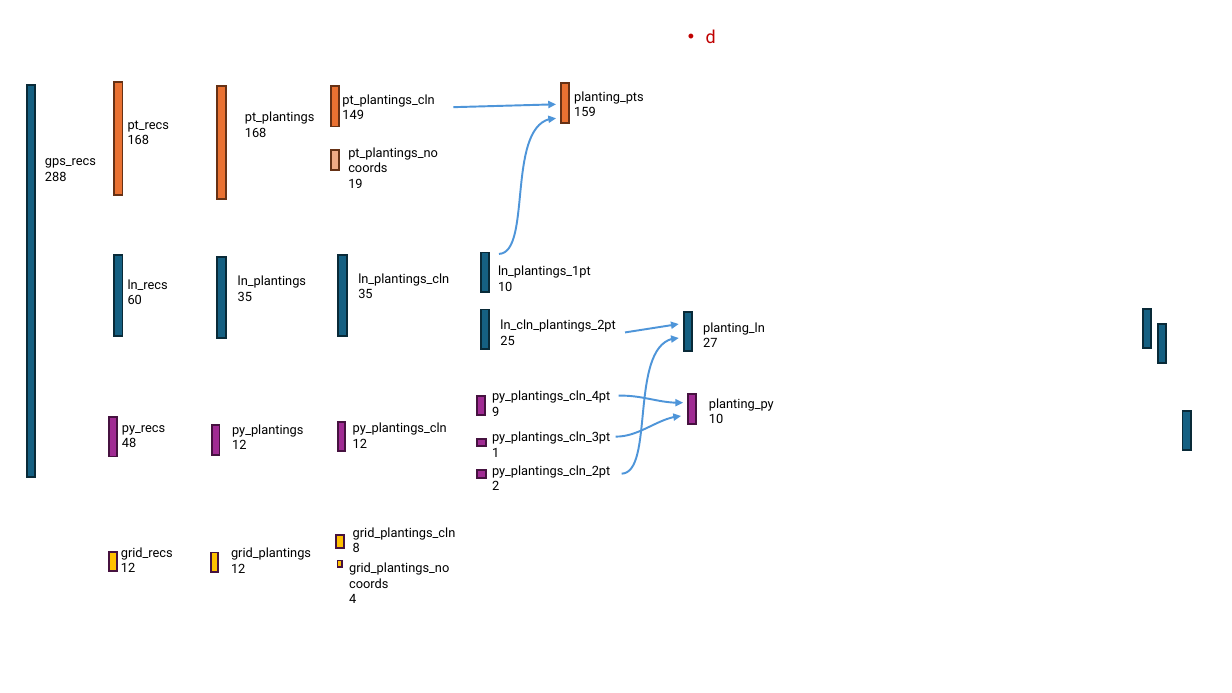
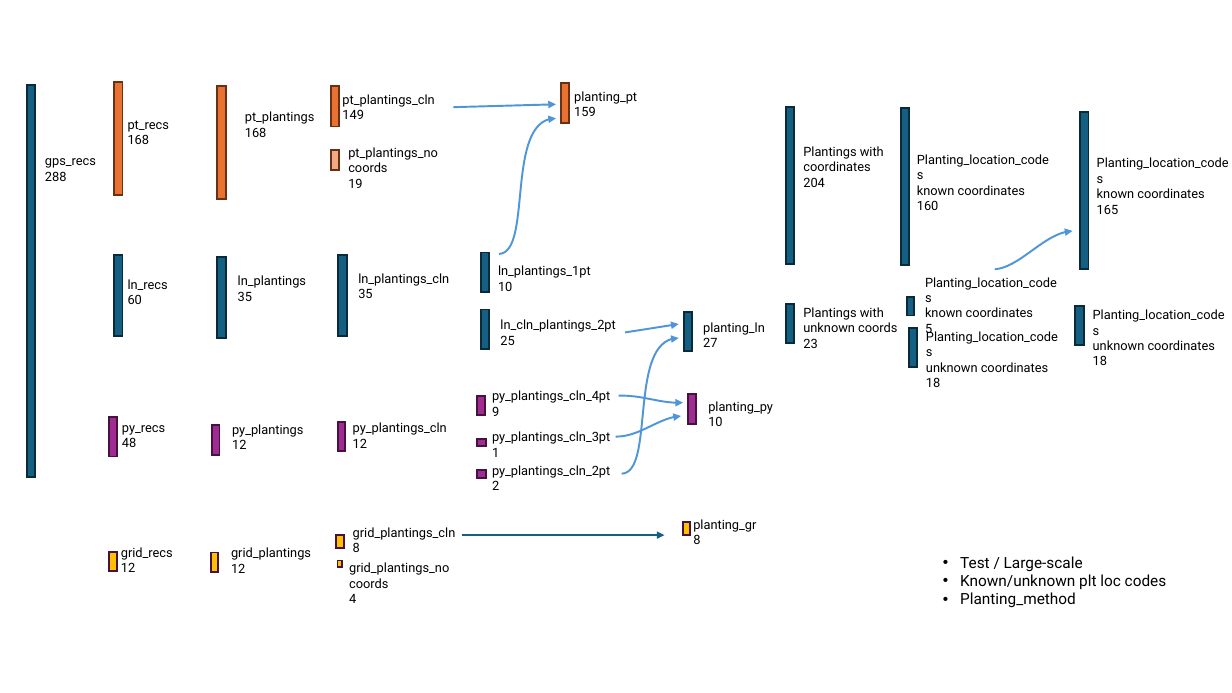
Before and after one commit to WA-Nearshore/seagrass-restoration-processing, a slide deck: slide 6 of docs/seagrass_restoration_storymap_notes.pptx. Drawn at 1232x693 pixels with LibreOffice and Linux fonts; fonts in the diff are those of the drawing. Boxes give left, top, right and bottom in pixels: in the first picture for what was removed or moved away, otherwise in the second. Text is boxed around its words. In the diff, an @@ line names an element or a change of style, - is before the commit and + after.

Commit message:
Isolating plantings with no coords, but plc with know location.

```diff
--- a/docs/seagrass_restoration_storymap_notes.pptx
+++ b/docs/seagrass_restoration_storymap_notes.pptx
@@ text removed at (706, 29, 716, 43) @@
-• d
@@ text at (574, 91, 637, 104): text changed @@
-planting_pts
+planting_pt
@@ rectangle added at (787, 107, 795, 264), fill #156082, outline #092A39 1.5 pt @@
@@ rectangle added at (901, 108, 909, 265), fill #156082, outline #092A39 1.5 pt @@
@@ rectangle added at (1080, 112, 1089, 269), fill #156082, outline #092A39 1.5 pt @@
@@ text added at (803, 146, 884, 187), 10 pt, text #000000 @@
+Plantings with
+coordinates
+204
@@ text added at (917, 154, 1049, 210), 10 pt, text #000000 @@
+Planting_location_codes
+known coordinates
+160
@@ text added at (1097, 157, 1229, 214), 10 pt, text #000000 @@
+Planting_location_codes
+known coordinates
+165
@@ freeform shape added at (995, 231, 1073, 269), outline #4E95D9 1.5 pt @@
@@ rectangle: place and size @@
-rectangle at (1183, 411, 1191, 450)
+rectangle at (907, 297, 913, 316)
@@ text added at (925, 277, 1057, 337), 10 pt, text #000000 @@
+Planting_location_codes
+known coordinates
+5
@@ rectangle added at (787, 304, 795, 343), fill #156082, outline #092A39 1.5 pt @@
@@ text added at (803, 307, 897, 348), 10 pt, text #000000 @@
+Plantings with
+unknown coords
+23
@@ rectangle: place and size @@
-rectangle at (1159, 324, 1167, 363)
+rectangle at (909, 328, 918, 367)
@@ text added at (926, 329, 1058, 387), 10 pt, text #000000 @@
+Planting_location_codes
+unknown coordinates
+18
@@ rectangle: place and size @@
-rectangle at (1143, 309, 1152, 348)
+rectangle at (1076, 306, 1084, 345)
@@ text added at (1093, 309, 1225, 365), 10 pt, text #000000 @@
+Planting_location_codes
+unknown coordinates
+18
@@ arrow added from (462, 535) to (665, 535), #156082 1.5 pt @@
@@ rectangle added at (683, 522, 690, 535), fill #FFC000, outline #461340 1.5 pt @@
@@ text added at (693, 519, 756, 544), 10 pt, text #000000 @@
+planting_gr
+8
@@ text added at (960, 556, 1167, 608), 12 pt, text #000000 @@
+• Test / Large-scale
+• Known/unknown plt loc codes
+• Planting_method
```
Also in this commit, not shown: 39 other files.
